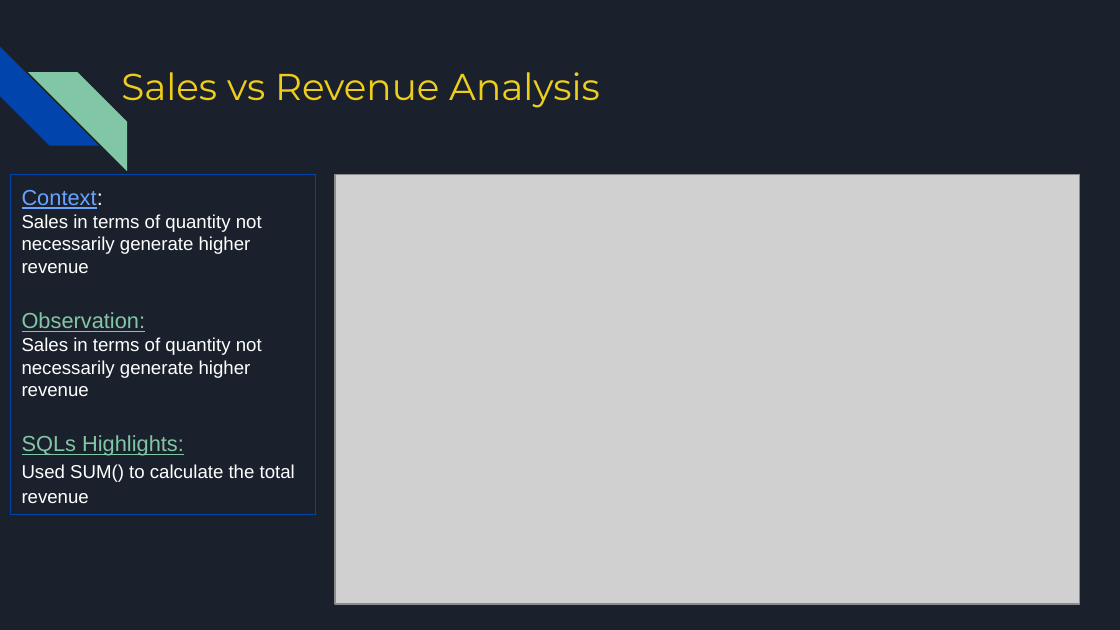
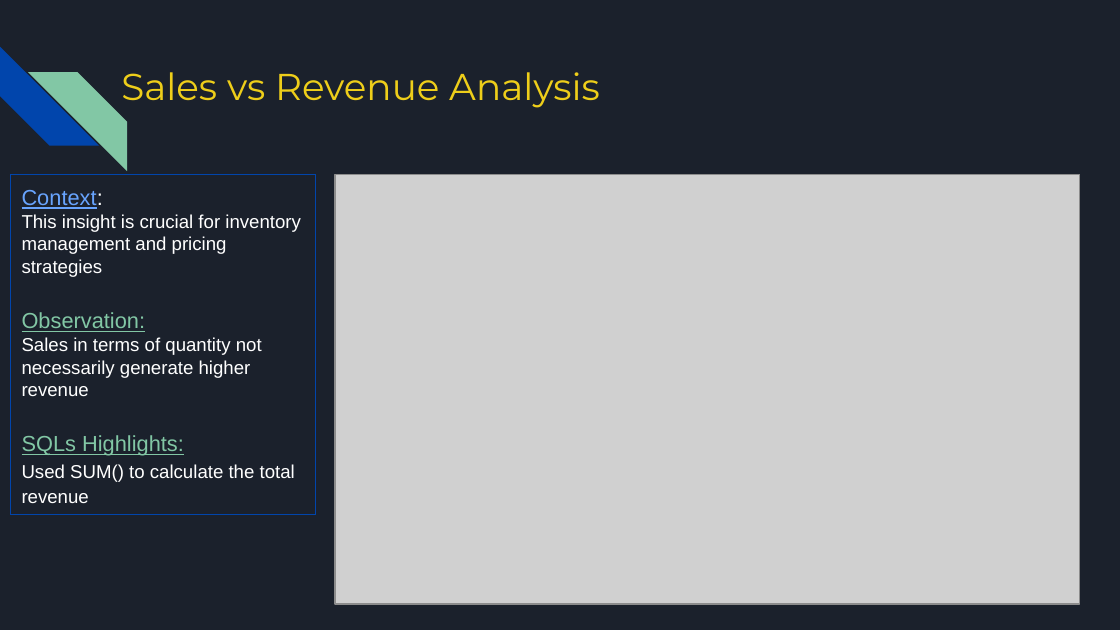
Before and after one commit to Manju-crz/sql_mini_project, a slide deck: slide 11 of Group 3 - Bike Store - SQL MiniProject Presentation.pptx. Drawn at 1120x630 pixels with LibreOffice and Linux fonts; fonts in the diff are those of the drawing; grey boxes stand for pictures. Boxes give left, top, right and bottom in pixels: in the first picture for what was removed or moved away, otherwise in the second. Text is boxed around its words. In the diff, an @@ line names an element or a change of style, - is before the commit and + after.

```diff
--- a/Group 3 - Bike Store - SQL MiniProject Presentation.pptx
+++ b/Group 3 - Bike Store - SQL MiniProject Presentation.pptx
@@ text in rectangle at (22,214,301,277): text changed @@
-Sales in terms of quantity not necessarily generate higher revenue
+This insight is crucial for inventory management and pricing strategies
```
Also in this commit, not shown: 2 other slides changed.
